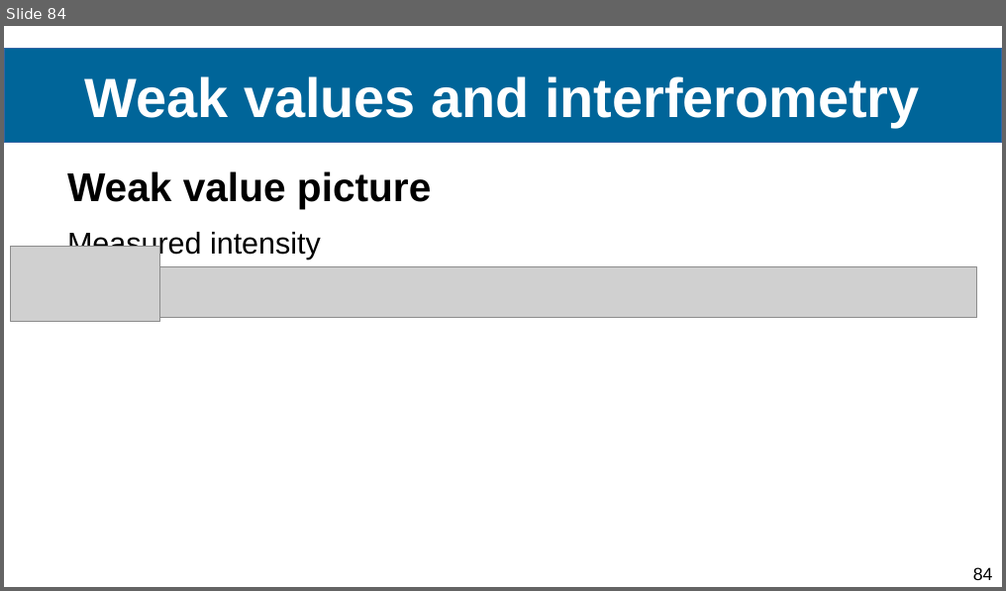
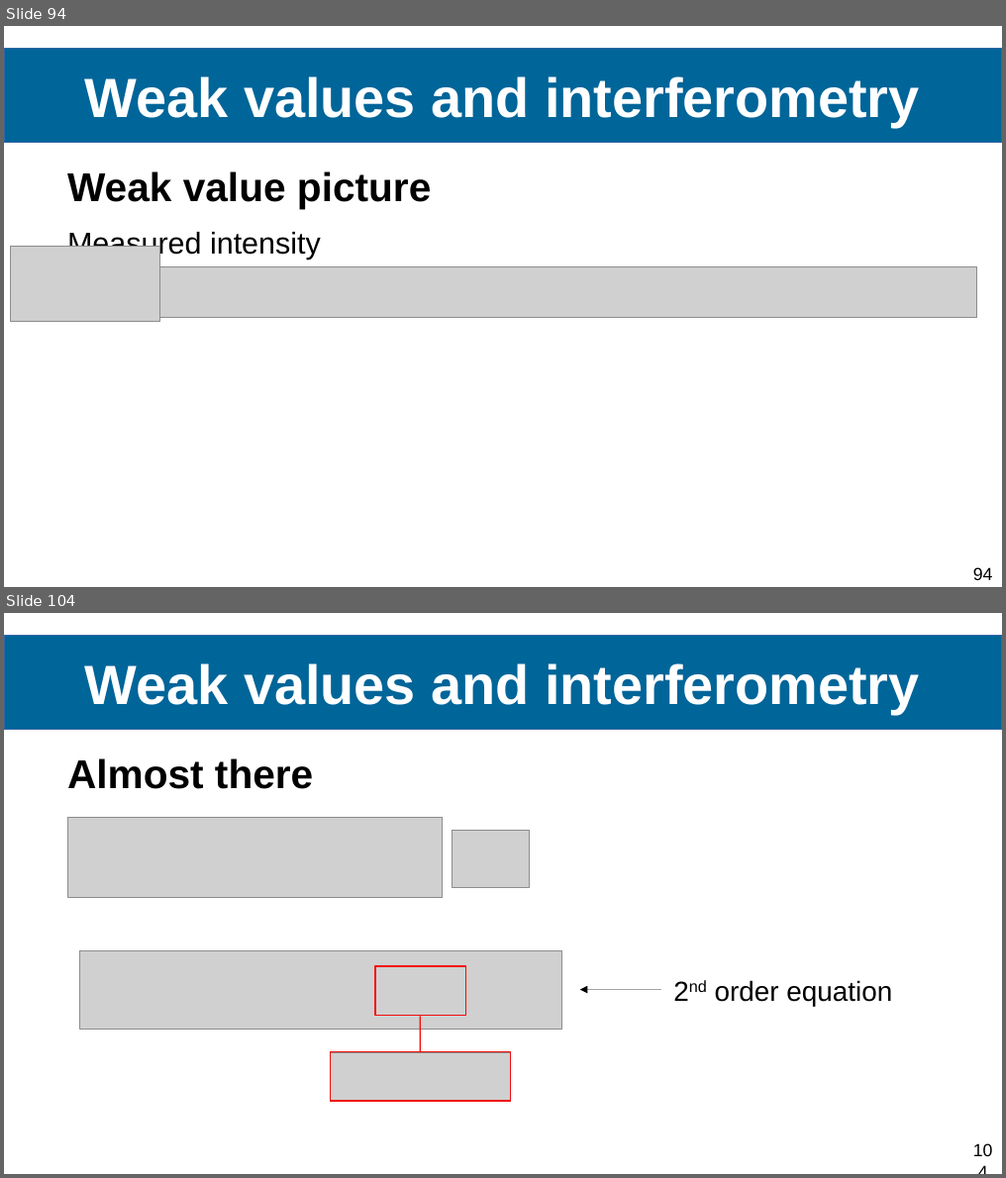
Before and after one commit to Ismaele-vincent/PhD, a slide deck: 2024/Conference abstract/Conference FOMO/Presentation FOMO 2024 ver3.odp. Shown one above the other, each under a label of ours: slide 84 before the commit, slides 94 and 104 after it; the slides between them are not shown. The pictures are 1006x591 and 1006x1178 pixels, drawn with LibreOffice and Linux fonts; fonts in the diff are those of the drawing; grey boxes stand for pictures; background and template pictures are left out. Boxes give left, top, right and bottom in pixels: in the first picture for what was removed or moved away, otherwise in the second. Text is boxed around its words. In the diff, an @@ line names an element or a change of style, - is before the commit and + after.

```diff
--- a/2024/Conference abstract/Conference FOMO/Presentation FOMO 2024 ver3.odp
+++ b/2024/Conference abstract/Conference FOMO/Presentation FOMO 2024 ver3.odp
@@ slide 104 added at (4, 613, 1002, 1174), background #FFFFFF; not listed: 1 template element that a slide beside it also shows @@
@@ title added at (4, 636, 1002, 730), fill #006599, outline #3465A4 0 pt, 44 pt, text #FFFFFF, bold @@
+Weak values and interferometry
@@ text added at (67, 759, 313, 789), 32 pt, text #000000, bold @@
+Almost there
@@ picture added at (67, 817, 443, 897) @@
@@ picture added at (452, 831, 530, 887) @@
@@ picture added at (80, 951, 561, 1029) @@
@@ rectangle added at (375, 966, 465, 1015), outline #F10D0C 0.99 pt @@
@@ arrow added from (661, 990) to (580, 990), #000000 0 pt @@
@@ text added at (715, 980, 892, 1006), 22 pt, text #000000 @@
+2nd order equation
@@ line added from (420, 1054) to (420, 1016), #F10D0C 0.99 pt @@
@@ picture added at (330, 1054, 510, 1102) @@
@@ rectangle added at (330, 1053, 510, 1101), outline #F10D0C 0.99 pt @@
@@ what was slide 84 is now slide 94 @@
@@ page number at (973, 568, 993, 580): text changed @@
-84
+94
```
Also in this commit, not shown: 22 slides changed, 43 other slides added, 3 slides removed, 7 other files.
